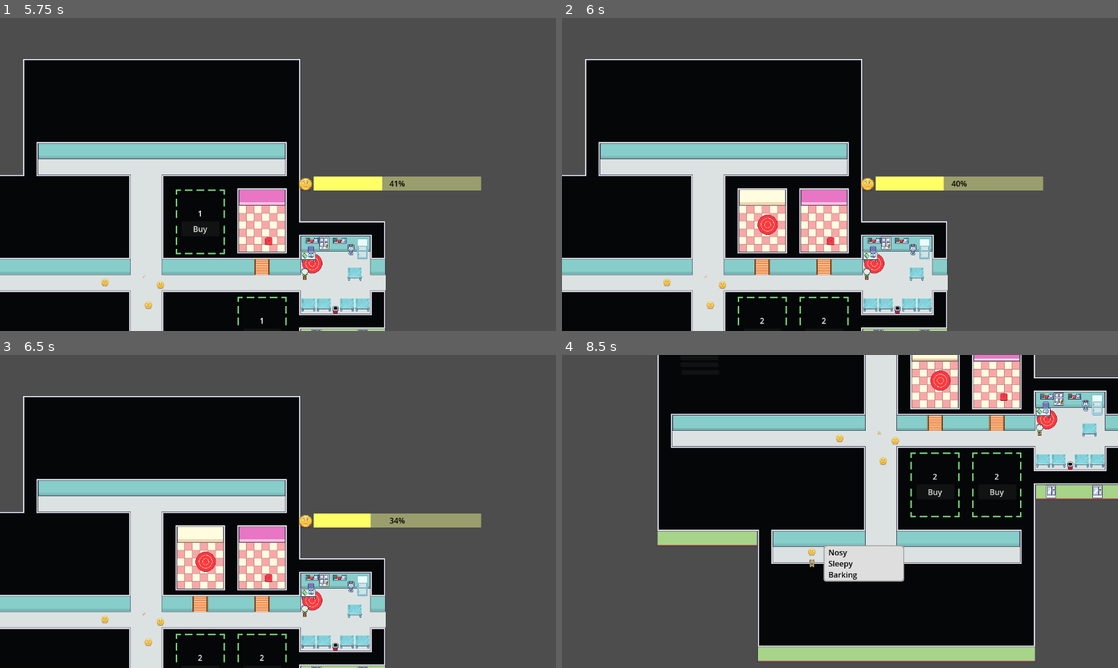
Above: before the commit, frames 1-4 (two rows, left to right).
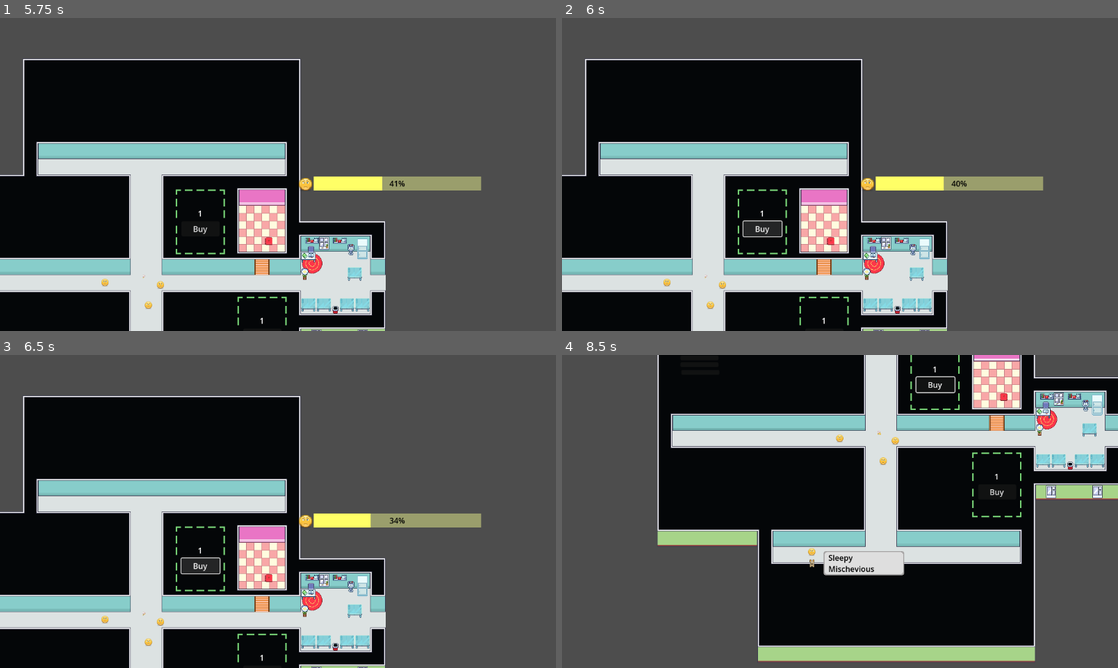
Above: after the commit, the same moments.

Repository: Tausva/DogShelter
Game: Godot game, scene res://scenes/MartiumTest/martium_test_scene.tscn
Two runs of this game, one before a commit and one after it. Both use one fixed random seed, a clock stepped at 60 frames per second and the inputs below. This scene is started directly instead of the project's main scene.
Inputs (mouse positions are in pixels of both pictures, inside the frame that each line leads up to):
- Up to frame 1 (5.75 s): click (316, 193) at 0.5 s; click (322, 202) at 1.25 s; click (322, 215) at 2 s; click (322, 208) at 2.75 s; tap Enter at 3.5 s; move the mouse to (400, 158) at 3.52 s; hold D (Right) 3.53-4.25 s; click (400, 158) at 3.67 s; drag from (166, 190) to (444, 221) at 4.27 s; move the mouse to (333, 105) at 5.02 s; hold D (Right) from 5.03 s (still down)
- Up to frame 2 (6 s): release D (Right) at 5.75 s; click "Buy" at 5.75 s
- Up to frame 3 (6.5 s): no input
- Up to frame 4 (8.5 s): tap Space at 6.5 s; drag from (812, 574) to (667, 621) at 6.52 s; move the mouse to (1006, 558) at 7.27 s; hold A (Left) 7.28-8 s; drag from (673, 464) to (812, 564) at 8.02 s

Frame 1 is identical in both runs. In frame 2, 2.2% of the frame differs, in the area x 31-48%, y 54-99%; in frame 3, 2.2%; in frame 4, 2.6%, in the area x 47-79%, y 0-73%.

Commit message:
traits update

Diff:
--- a/game_manager.gd
+++ b/game_manager.gd
@@ -32,7 +32,7 @@
 
 func spend_funds(price: int) -> bool:
 	if price > total_funds:
-		return true
+		return false
 	total_funds = total_funds - price
 	happiness_funds_changed.emit(total_funds)
 	return true
--- /dev/null
+++ b/resources/traits/alfa.tres
@@ -0,0 +1,8 @@
+[gd_resource type="Resource" script_class="Trait" load_steps=2 format=3 uid="uid://bb6i8hhhpb05e"]
+
+[ext_resource type="Script" path="res://scripts/trait.gd" id="1_pg5p4"]
+
+[resource]
+script = ExtResource("1_pg5p4")
+current_trait = 6
+hated_traits = Array[int]([0, 1, 2, 4, 5, 3])
--- a/resources/traits/barking.tres
+++ b/resources/traits/barking.tres
@@ -5,4 +5,4 @@
 [resource]
 script = ExtResource("1_iaj7s")
 current_trait = 0
-hated_traits = Array[int]([1, 2, 3, 4])
+hated_traits = Array[int]([4, 1])
--- a/resources/traits/energetic.tres
+++ b/resources/traits/energetic.tres
@@ -5,4 +5,4 @@
 [resource]
 script = ExtResource("1_mfvg8")
 current_trait = 4
-hated_traits = Array[int]([0, 1, 2, 3])
+hated_traits = Array[int]([3])
--- /dev/null
+++ b/resources/traits/firendly.tres
@@ -0,0 +1,8 @@
+[gd_resource type="Resource" script_class="Trait" load_steps=2 format=3 uid="uid://cudhqj70jpu0b"]
+
+[ext_resource type="Script" path="res://scripts/trait.gd" id="1_08a2c"]
+
+[resource]
+script = ExtResource("1_08a2c")
+current_trait = 5
+hated_traits = Array[int]([])
--- a/resources/traits/mischevious.tres
+++ b/resources/traits/mischevious.tres
@@ -5,4 +5,4 @@
 [resource]
 script = ExtResource("1_b77mi")
 current_trait = 2
-hated_traits = Array[int]([0, 1, 3, 4])
+hated_traits = Array[int]([0])
--- a/resources/traits/nosy.tres
+++ b/resources/traits/nosy.tres
@@ -5,4 +5,4 @@
 [resource]
 script = ExtResource("1_h3ryu")
 current_trait = 1
-hated_traits = Array[int]([0, 2, 3, 4])
+hated_traits = Array[int]([0])
--- a/resources/traits/sleepy.tres
+++ b/resources/traits/sleepy.tres
@@ -5,4 +5,4 @@
 [resource]
 script = ExtResource("1_77xmj")
 current_trait = 3
-hated_traits = Array[int]([0, 1, 2, 4])
+hated_traits = Array[int]([0, 1])
--- a/scenes/dog/dog.gd
+++ b/scenes/dog/dog.gd
@@ -11,9 +11,8 @@
 @onready var dog_sprite: Sprite2D = $DogSprite
 
 var trait_chance_table: Dictionary = {
-	1: 5,
-	2: 3,
-	3: 2
+	1: 8,
+	2: 2
 }
 
 var dog_traits: Array[Trait]
--- a/scenes/dog/dog.tscn
+++ b/scenes/dog/dog.tscn
@@ -9,6 +9,8 @@
 [ext_resource type="Resource" uid="uid://b0apuwdj1sf81" path="res://resources/traits/nosy.tres" id="6_hip8k"]
 [ext_resource type="Resource" uid="uid://bv80jbhjfg4mg" path="res://resources/traits/sleepy.tres" id="7_itc5t"]
 [ext_resource type="PackedScene" uid="uid://0d5edy8iikhq" path="res://scenes/components/trait_text_box/trait_text_box_component.tscn" id="8_1j3fx"]
+[ext_resource type="Resource" uid="uid://cudhqj70jpu0b" path="res://resources/traits/firendly.tres" id="8_n3nrn"]
+[ext_resource type="Resource" uid="uid://bb6i8hhhpb05e" path="res://resources/traits/alfa.tres" id="9_nejj7"]
 [ext_resource type="PackedScene" uid="uid://cyoa84fg3cv5m" path="res://scenes/components/happyness_component/happyness_component.tscn" id="10_woa2m"]
 
 [sub_resource type="CircleShape2D" id="CircleShape2D_i3oar"]
@@ -19,7 +21,7 @@
 
 [node name="Dog" type="Node2D"]
 script = ExtResource("1_x8gcv")
-dog_trait_library = Array[ExtResource("2_aypbe")]([ExtResource("3_1gm54"), ExtResource("4_1h50o"), ExtResource("5_i4oc4"), ExtResource("6_hip8k"), ExtResource("7_itc5t")])
+dog_trait_library = Array[ExtResource("2_aypbe")]([ExtResource("3_1gm54"), ExtResource("4_1h50o"), ExtResource("5_i4oc4"), ExtResource("6_hip8k"), ExtResource("7_itc5t"), ExtResource("8_n3nrn"), ExtResource("9_nejj7")])
 
 [node name="HappynessComponent" parent="." instance=ExtResource("10_woa2m")]
 position = Vector2(-8, -31)
--- a/scripts/trait.gd
+++ b/scripts/trait.gd
@@ -1,6 +1,6 @@
 class_name Trait extends Resource
 
-enum TraitType {BARKING, NOSY, MISCHEVIOUS, SLEEPY, ENERGETIC}
+enum TraitType {BARKING, NOSY, MISCHEVIOUS, SLEEPY, ENERGETIC, FRIENDLY, ALFA}
 
 @export var current_trait: TraitType
 @export var hated_traits: Array[TraitType]
Not shown: 1 places in scenes/dog/dog.tscn that only renumber resources
